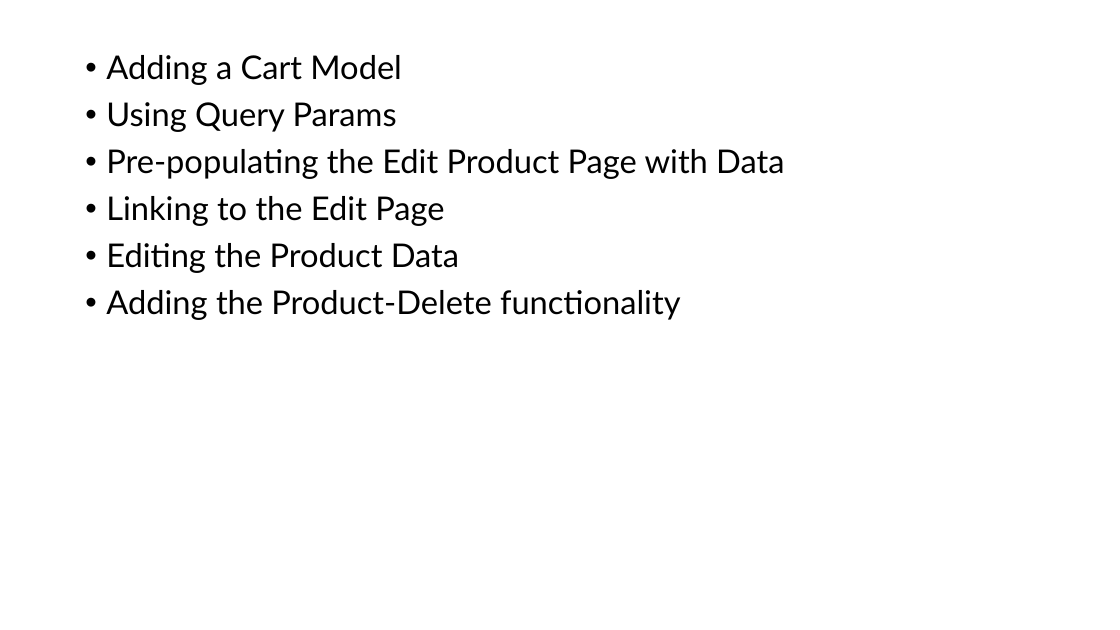
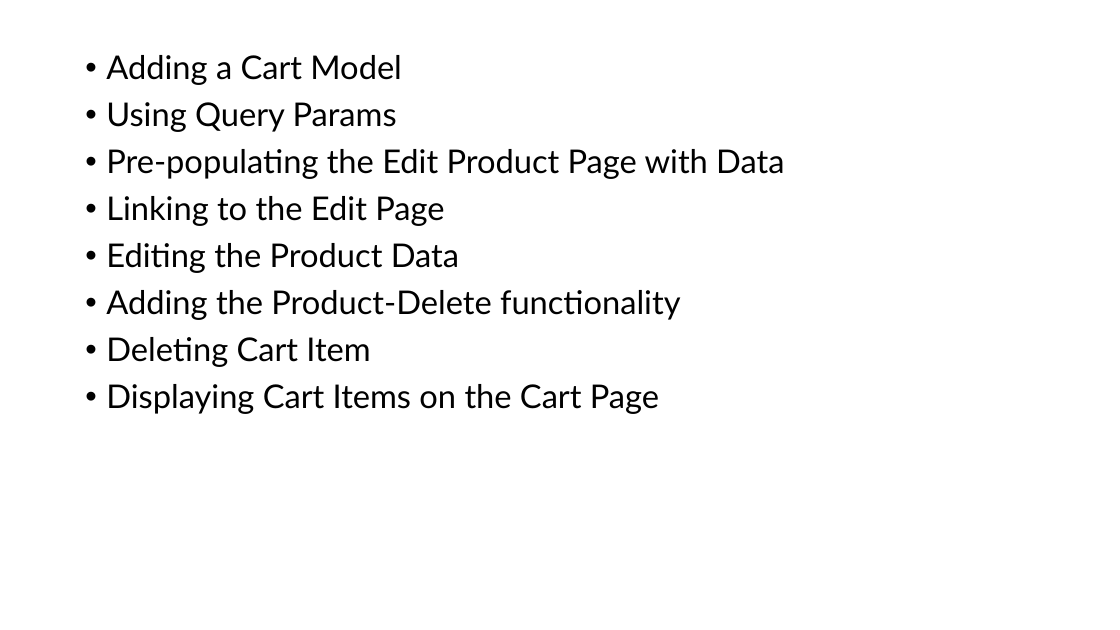
Before and after one commit to PiyushChaturvedii/Batch06, a slide deck: slide 31 of Node/node.pptx. Drawn at 1120x630 pixels with LibreOffice and Linux fonts; fonts in the diff are those of the drawing. Boxes give left, top, right and bottom in pixels: in the first picture for what was removed or moved away, otherwise in the second. Text is boxed around its words. In the diff, an @@ line names an element or a change of style, - is before the commit and + after.

```diff
--- a/Node/node.pptx
+++ b/Node/node.pptx
@@ text at [106, 337, 659, 414]: paragraphs added @@
+• Deleting Cart Item
+• Displaying Cart Items on the Cart Page
```
Also in this commit, not shown: 10 slides added, 35 other files.
